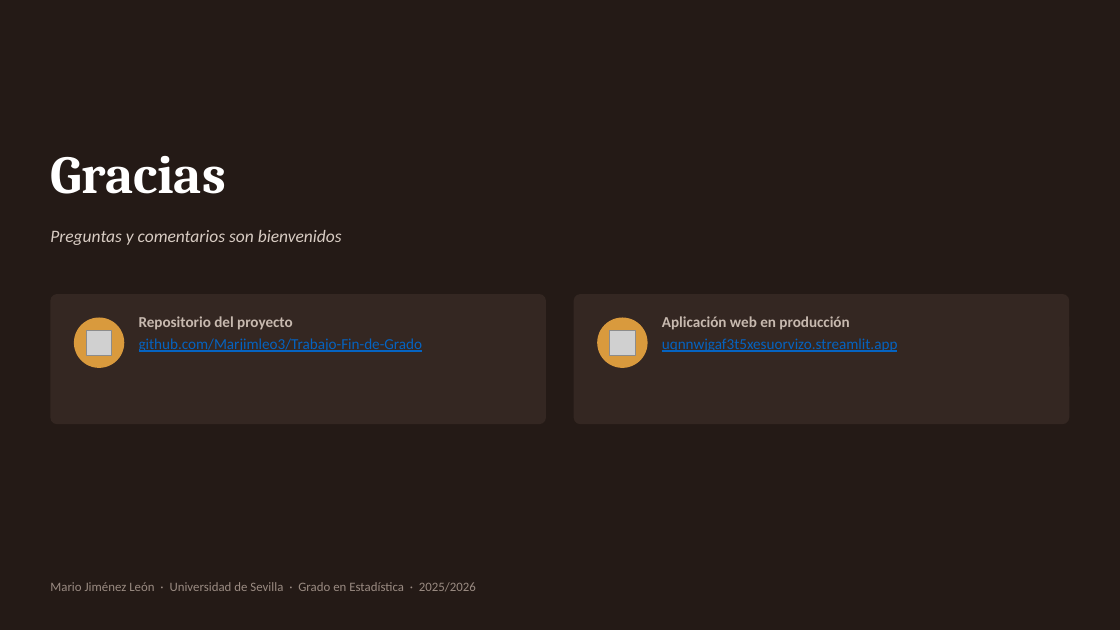
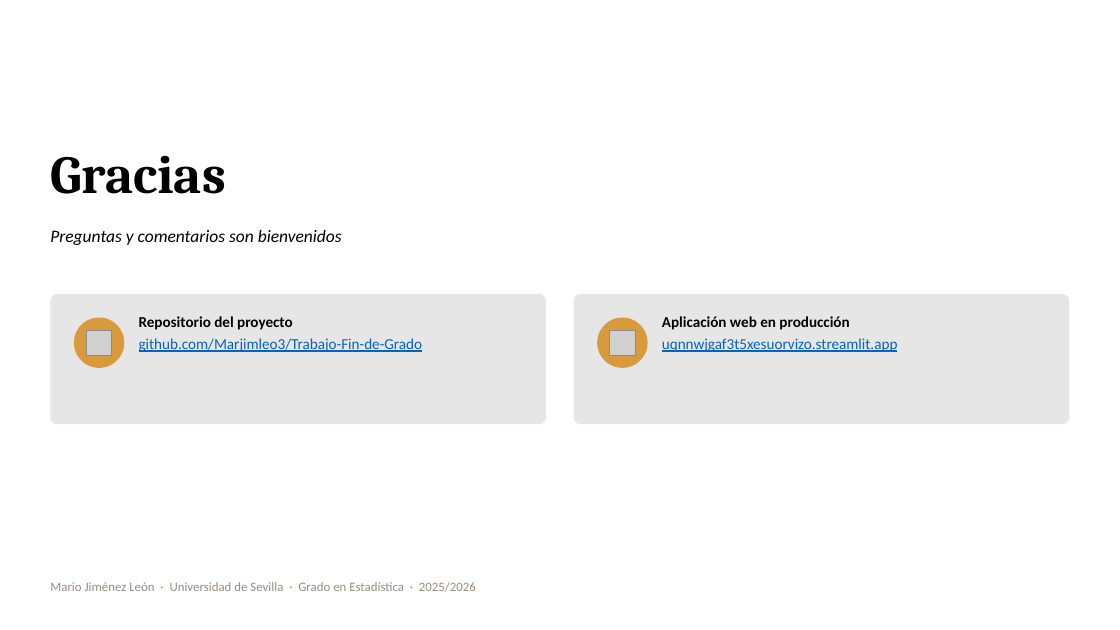
Before and after one commit to Marjimleo3/TFG, a slide deck: slide 24 of TFG_Chollos/Presentacion_Defensa_TFG.pptx. Drawn at 1120x630 pixels with LibreOffice and Linux fonts; fonts in the diff are those of the drawing; grey boxes stand for pictures. Boxes give left, top, right and bottom in pixels: in the first picture for what was removed or moved away, otherwise in the second. Text is boxed around its words. In the diff, an @@ line names an element or a change of style, - is before the commit and + after.

Commit message:
clean: Más grande el corrplot, eliminamos "nunca antes usado) en slice 15, eliminamos en slice 21 "(producción)" y retocamos colores, y estilizamos despedida a color claro

```diff
--- a/TFG_Chollos/Presentacion_Defensa_TFG.pptx
+++ b/TFG_Chollos/Presentacion_Defensa_TFG.pptx
@@ background #241A16 to #FFFFFF @@
@@ text "Gracias" at (50,156,226,194): text colour #FFFFFF to #000000 @@
@@ text "Preguntas y comentarios son bienvenidos" at (50,230,342,245): text colour #D8CCC3 to #000000 @@
@@ rounded rectangle at (50,294,546,424): fill #342722 to #E7E6E6 @@
@@ rounded rectangle at (574,294,1070,424): fill #342722 to #E7E6E6 @@
@@ text "Repositorio del proyecto" at (139,316,293,330): text colour #C7B9AF to #000000 @@
@@ text "Aplicación web en producción" at (662,316,849,330): text colour #C7B9AF to #000000 @@
```
Also in this commit, not shown: 5 other slides changed.
